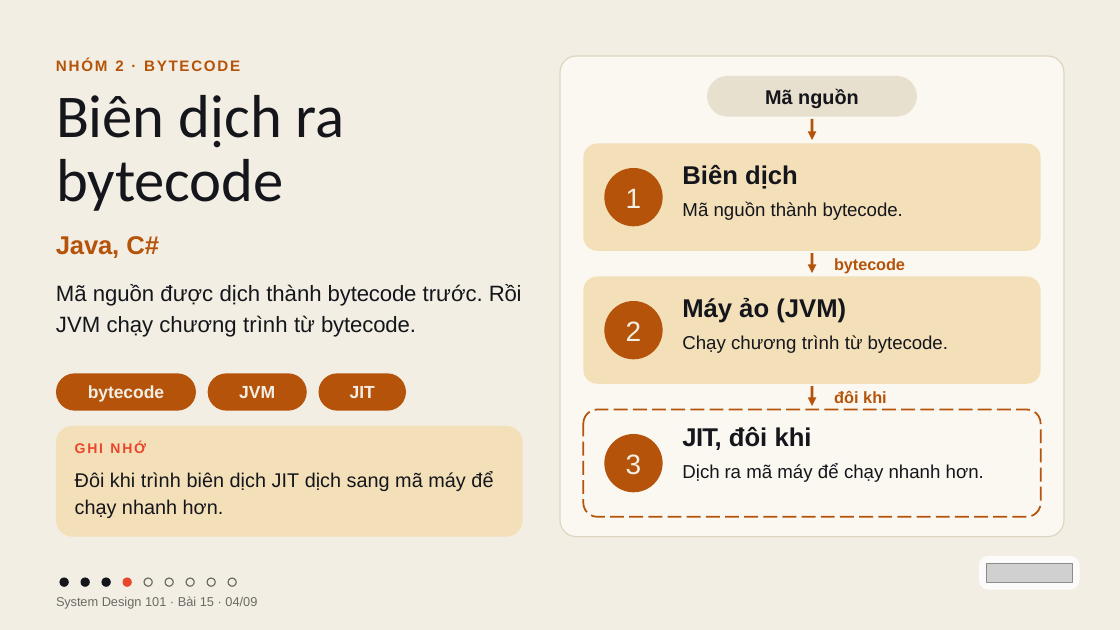
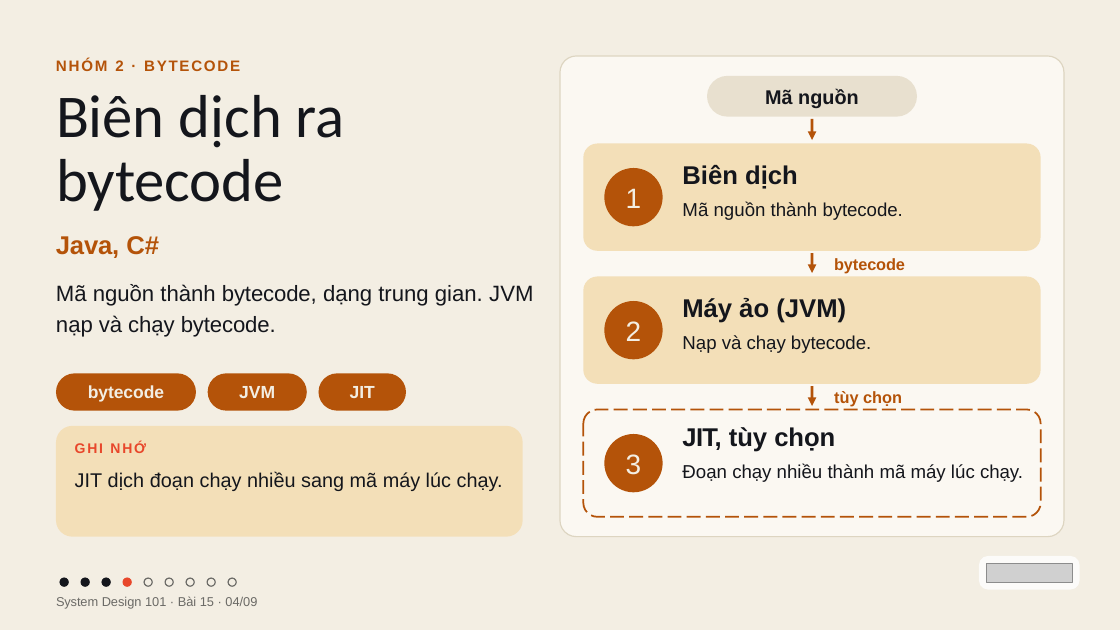
Before and after one commit to vohoailinh90/tool-marketing-studio, a slide deck: slide 4 of system-design-101/vi/lessons/sd-10-015/slides/sd-10-015.pptx. Drawn at 1120x630 pixels with LibreOffice and Linux fonts; fonts in the diff are those of the drawing; grey boxes stand for pictures. Boxes give left, top, right and bottom in pixels: in the first picture for what was removed or moved away, otherwise in the second. Text is boxed around its words. In the diff, an @@ line names an element or a change of style, - is before the commit and + after.

```diff
--- a/system-design-101/vi/lessons/sd-10-015/slides/sd-10-015.pptx
+++ b/system-design-101/vi/lessons/sd-10-015/slides/sd-10-015.pptx
@@ text at [56,284,533,337]: text changed @@
-Mã nguồn được dịch thành bytecode trước. Rồi JVM chạy chương trình từ bytecode.
+Mã nguồn thành bytecode, dạng trung gian. JVM nạp và chạy bytecode.
@@ text at [682,335,871,353]: text changed @@
-Chạy chương trình từ bytecode.
+Nạp và chạy bytecode.
@@ text at [834,391,902,407]: text changed @@
-đôi khi
+tùy chọn
@@ text at [682,427,835,452]: text changed @@
-JIT, đôi khi
+JIT, tùy chọn
@@ text at [75,472,503,491]: text changed @@
-Đôi khi trình biên dịch JIT dịch sang mã máy để chạy nhanh hơn.
+JIT dịch đoạn chạy nhiều sang mã máy lúc chạy.
@@ text at [682,464,1023,482]: text changed @@
-Dịch ra mã máy để chạy nhanh hơn.
+Đoạn chạy nhiều thành mã máy lúc chạy.
```
Also in this commit, not shown: 7 other slides changed, 4 other files.
